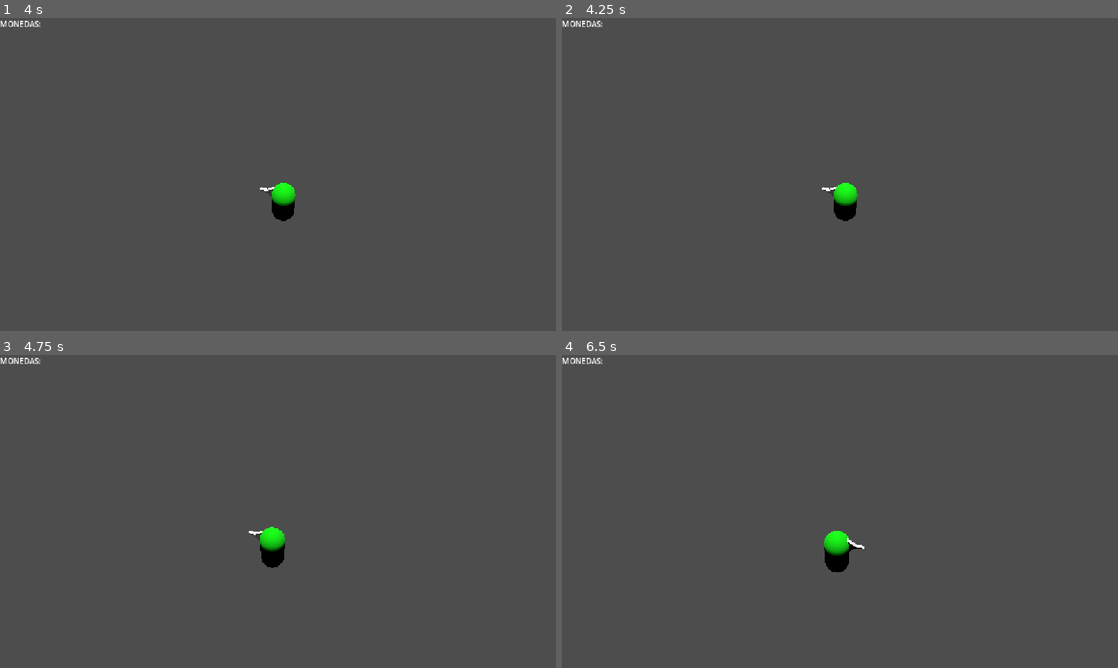
Above: before the commit, frames 1-4 (two rows, left to right).
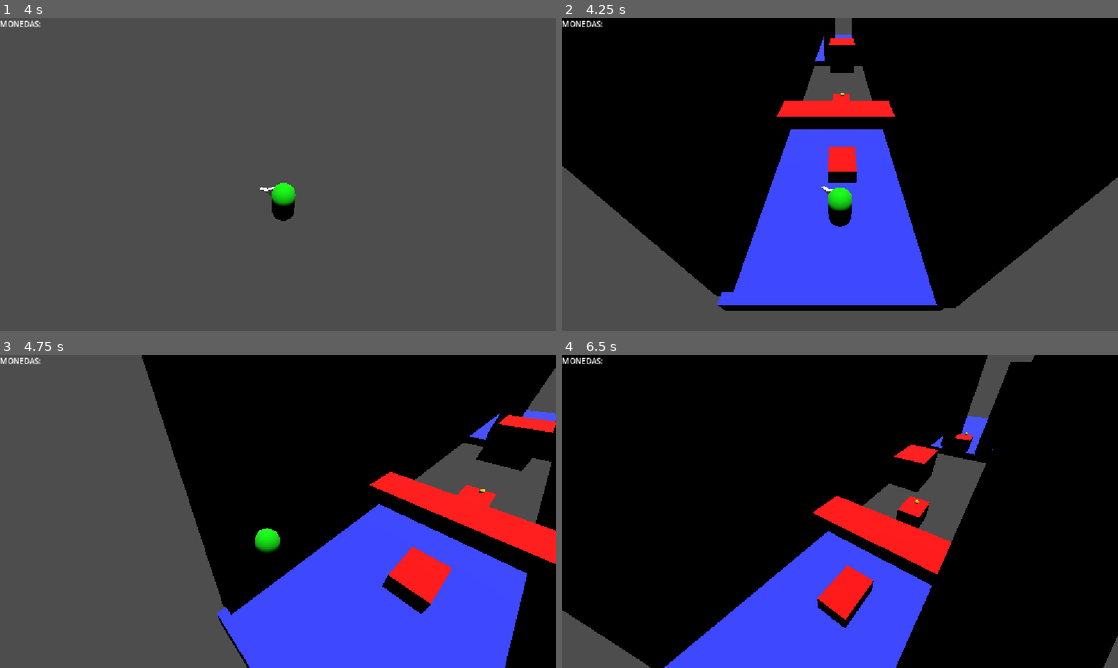
Above: after the commit, the same moments.

Repository: GonzaloDP/Movimiento3D-y-Grayboxing
Game: Godot game, scene res://Escenas/mundo.tscn
Two runs of this game, one before a commit and one after it. Both use one fixed random seed, a clock stepped at 60 frames per second and the inputs below. The project has no main scene, so this scene is started directly.
Inputs (mouse positions are in pixels of both pictures, inside the frame that each line leads up to):
- Up to frame 1 (4 s): tap Enter at 0.5, 3.5 s; move the mouse to (305, 174) at 0.52 s; hold D (derecha) 0.53-1.28 s; tap Shift (dash) at 0.6, 2.85 s; tap Space (salto) at 0.77, 1.25, 1.52, 3.02, 3.77 s; move the mouse to (250, 174) at 1.27 s; hold A (izquierda) 1.28-2.03 s; tap W (delante) at 1.35 s; move the mouse to (289, 168) at 2.02 s; hold S (detrás) 2.03-2.78 s; hold D (derecha) 2.03-3.53 s; move the mouse to (272, 180) at 2.77 s; move the mouse to (316, 177) at 3.52 s; hold A (izquierda) from 3.53 s (still down); hold W (delante) from 3.53 s (still down)
- Up to frame 2 (4.25 s): keep holding A (izquierda); keep holding W (delante); tap Escape (reiniciar, bound only after the commit) at 4.15 s
- Up to frame 3 (4.75 s): keep holding A (izquierda); move the mouse to (233, 508) at 4.27 s; release W (delante) at 4.28 s; tap S (detrás) at 4.35 s; tap Space (salto) at 4.52 s
- Up to frame 4 (6.5 s): move the mouse to (845, 511) at 5.02 s; tap Shift (dash) at 5.1 s; tap Space (salto) at 5.75, 6.02 s; move the mouse to (817, 505) at 5.77 s; release A (izquierda) at 5.78 s; hold D (derecha) from 5.78 s (still down); tap W (delante) at 5.85 s

Frame 1 is identical in both runs. In frame 2, 79% of the frame differs, in the area x 0-100%, y 0-94%; in frame 3, 62%; in frame 4, 95%, in the area x 0-100%, y 0-100%.

Commit message:
Reinicio con botón y al terminar las monedas

Diff:
--- /dev/null
+++ b/movimiento-3d-y-grayboxing/Escenas/ventana_final.tscn
@@ -0,0 +1,36 @@
+[gd_scene format=3 uid="uid://bo88lvuvvy6lc"]
+
+[ext_resource type="Script" uid="uid://b8esif4g3o8xg" path="res://Script/ventana_final.gd" id="1_2yprt"]
+
+[node name="VentanaFinal" type="Control" unique_id=2020176710]
+layout_mode = 3
+anchors_preset = 15
+anchor_right = 1.0
+anchor_bottom = 1.0
+grow_horizontal = 2
+grow_vertical = 2
+script = ExtResource("1_2yprt")
+
+[node name="VBoxContainer" type="VBoxContainer" parent="." unique_id=258668653]
+layout_mode = 1
+anchors_preset = 8
+anchor_left = 0.5
+anchor_top = 0.5
+anchor_right = 0.5
+anchor_bottom = 0.5
+offset_left = -213.0
+offset_top = -33.0
+offset_right = 210.0
+offset_bottom = 33.0
+grow_horizontal = 2
+grow_vertical = 2
+
+[node name="Reiniciar" type="Button" parent="VBoxContainer" unique_id=64724623]
+layout_mode = 2
+text = "REINICIAR"
+
+[node name="Salir" type="Button" parent="VBoxContainer" unique_id=1092857181]
+layout_mode = 2
+text = "SALIR"
+
+[connection signal="pressed" from="VBoxContainer/Salir" to="." method="_on_salir_pressed"]
--- a/movimiento-3d-y-grayboxing/Script/player.gd
+++ b/movimiento-3d-y-grayboxing/Script/player.gd
@@ -14,11 +14,15 @@
 var dash = true
 var haciendo_dash = false
 var ultima_direccion = Vector3.ZERO
-var contador_monedas = 0
+var contador_monedas: int
+
+func _ready() -> void:
+	contador_monedas = 0
 
 func _process(delta: float) -> void:
 	if contador_monedas == 3:
-		get_tree().quit()
+		get_tree().reload_current_scene()
+		#get_tree().quit()
 
 func _physics_process(delta: float) -> void:
 	var direction = Vector3.ZERO
@@ -39,6 +43,9 @@
 
 	if Input.is_action_just_pressed("dash") and dash and direction != Vector3.ZERO:
 		hacer_dash(direction)
+
+	if Input.is_action_just_pressed("reiniciar"):
+		get_tree().reload_current_scene()
 
 	if haciendo_dash:
 		player.move_and_slide()
@@ -82,4 +89,3 @@
 func aumentar_moneda():
 	contador_monedas += 1
 	monedas_cambiaron.emit(contador_monedas)
-	#print(contador_monedas)
--- /dev/null
+++ b/movimiento-3d-y-grayboxing/Script/ventana_final.gd
@@ -0,0 +1,9 @@
+extends Control
+
+func _ready() -> void:
+	pass
+func _process(delta: float) -> void:
+	pass
+
+func _on_salir_pressed() -> void:
+	get_tree().quit()
--- a/movimiento-3d-y-grayboxing/project.godot
+++ b/movimiento-3d-y-grayboxing/project.godot
@@ -51,6 +51,11 @@
 "events": [Object(InputEventKey,"resource_local_to_scene":false,"resource_name":"","device":-1,"window_id":0,"alt_press …(195 unchanged characters)…
 ]
 }
+reiniciar={
+"deadzone": 0.2,
+"events": [Object(InputEventKey,"resource_local_to_scene":false,"resource_name":"","device":-1,"window_id":0,"alt_pressed":false,"shift_pressed":false,"ctrl_pressed":false,"meta_pressed":false,"pressed":false,"keycode":0,"physical_keycode":4194305,"key_label":0,"unicode":0,"location":0,"echo":false,"script":null)
+]
+}
 
 [physics]
 
Not shown, added: movimiento-3d-y-grayboxing/Script/ventana_final.gd.uid
